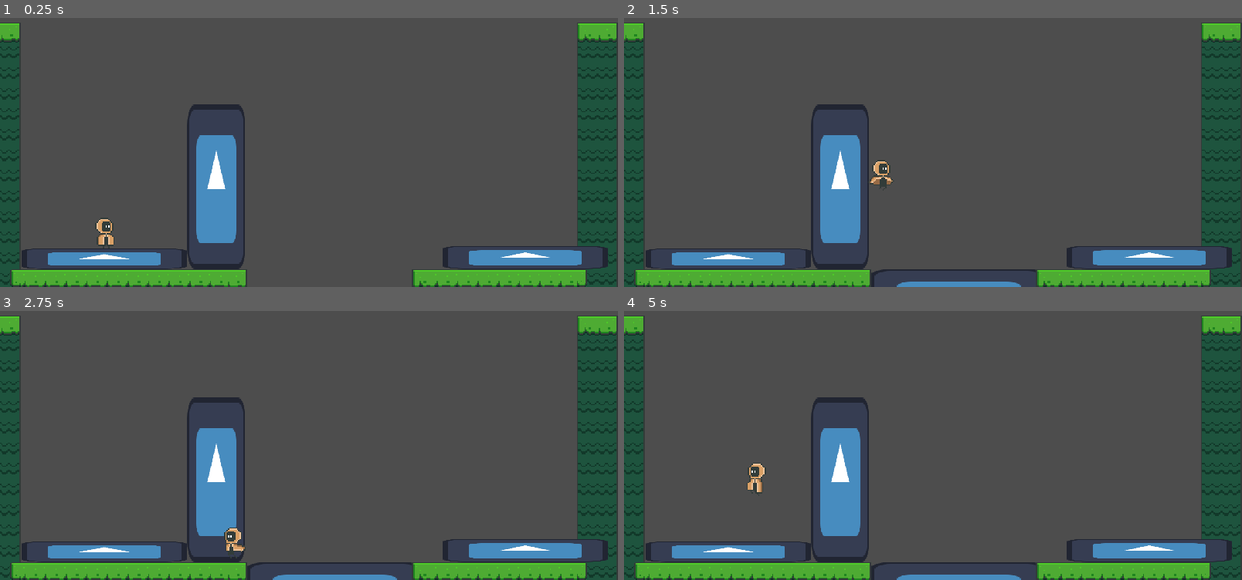
Above: before the commit, frames 1-4 (two rows, left to right).
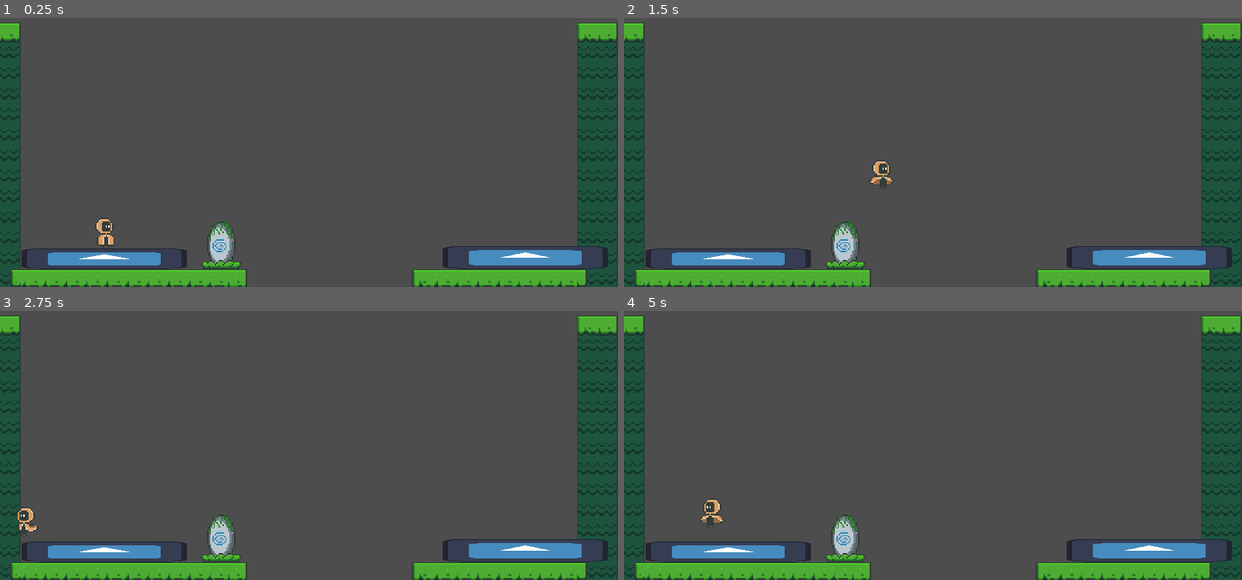
Above: after the commit, the same moments.

Repository: Andre700/Time_Flip
Game: Godot game, scene res://scenes/level.tscn
Same seed, same stepped clock (60 frames per second), same inputs: the game is played once before the commit and once after it. The engine's default icon, where the game draws it, is replaced by a stand-in: a white triangle on a blue panel in a dark square.
Inputs:
- Up to frame 1 (0.25 s): no input
- Up to frame 2 (1.5 s): tap Enter at 0.5 s; hold D (move_right) from 0.53 s (still down); tap F (action) at 0.6, 1.35 s; tap Space (jump) at 0.77 s
- Up to frame 3 (2.75 s): tap Space (jump) at 1.52 s; release D (move_right) at 2.03 s; hold A (move_left) from 2.03 s (still down); tap F (action) at 2.1 s
- Up to frame 4 (5 s): release A (move_left) at 2.78 s; hold D (move_right) 2.78-4.28 s; tap F (action) at 2.85, 3.6, 4.35 s; tap Space (jump) at 3.02, 3.77, 4.52 s; hold A (move_left) from 4.28 s (still down)

The runs differ from the first frame. In frame 1, 3.6% of the frame differs, in the area x 30-40%, y 32-94%; in frame 2, 4.2%; in frame 3, 4.5%; in frame 4, 4.7%, in the area x 12-67%, y 32-100%.

Commit message:
Added flip point sprite, key caps sprites, Updated flip point to change sprite and to display floating help text

Diff:
--- a/scenes/flip_point.tscn
+++ b/scenes/flip_point.tscn
@@ -1,21 +1,72 @@
-[gd_scene load_steps=4 format=3 uid="uid://b6w3xc0u2o77p"]
+[gd_scene load_steps=8 format=3 uid="uid://b6w3xc0u2o77p"]
 
 [ext_resource type="Script" path="res://scripts/flip_point.gd" id="1_k2alu"]
-[ext_resource type="Texture2D" uid="uid://bfcy68bi306i4" path="res://icon.svg" id="2_o6rrl"]
+[ext_resource type="Texture2D" uid="uid://c11n3sxubbn7j" path="res://assets/textures/other/Flip Point present-sheet.png" id="2_p24ho"]
+[ext_resource type="Texture2D" uid="uid://cxjvl170mjl50" path="res://assets/textures/other/key caps.png" id="3_ssh6f"]
 
 [sub_resource type="RectangleShape2D" id="RectangleShape2D_0r786"]
-size = Vector2(44, 128)
+size = Vector2(17, 36)
+
+[sub_resource type="Animation" id="Animation_gtdnu"]
+resource_name = "up_and_down"
+loop_mode = 1
+tracks/0/type = "value"
+tracks/0/imported = false
+tracks/0/enabled = true
+tracks/0/path = NodePath(".:position")
+tracks/0/interp = 1
+tracks/0/loop_wrap = true
+tracks/0/keys = {
+"times": PackedFloat32Array(0, 0.5),
+"transitions": PackedFloat32Array(1, 1),
+"update": 0,
+"values": [Vector2(0, -17), Vector2(0, -14)]
+}
+
+[sub_resource type="Animation" id="Animation_7k5jp"]
+length = 0.001
+tracks/0/type = "value"
+tracks/0/imported = false
+tracks/0/enabled = true
+tracks/0/path = NodePath(".:position")
+tracks/0/interp = 1
+tracks/0/loop_wrap = true
+tracks/0/keys = {
+"times": PackedFloat32Array(0),
+"transitions": PackedFloat32Array(1),
+"update": 0,
+"values": [Vector2(0, -18)]
+}
+
+[sub_resource type="AnimationLibrary" id="AnimationLibrary_8j4bv"]
+_data = {
+"RESET": SubResource("Animation_7k5jp"),
+"up_and_down": SubResource("Animation_gtdnu")
+}
 
 [node name="FlipPoint" type="Area2D" groups=["flip_point"]]
-position = Vector2(693, 219)
+position = Vector2(0, -32)
 collision_mask = 2
 script = ExtResource("1_k2alu")
 
 [node name="Sprite2D" type="Sprite2D" parent="."]
-position = Vector2(17, -1)
-scale = Vector2(0.351563, 1)
-texture = ExtResource("2_o6rrl")
+texture = ExtResource("2_p24ho")
 
 [node name="CollisionShape2D" type="CollisionShape2D" parent="."]
-position = Vector2(17, -1)
+position = Vector2(-0.5, 13)
 shape = SubResource("RectangleShape2D_0r786")
+
+[node name="HelpText" type="Sprite2D" parent="."]
+visible = false
+position = Vector2(0, -18)
+texture = ExtResource("3_ssh6f")
+region_enabled = true
+region_rect = Rect2(97.4576, 7.10715, 17.7021, 16.4859)
+
+[node name="AnimationPlayer" type="AnimationPlayer" parent="HelpText"]
+libraries = {
+"": SubResource("AnimationLibrary_8j4bv")
+}
+
+[connection signal="body_entered" from="." to="." method="_on_body_entered"]
+[connection signal="body_exited" from="." to="." method="_on_body_exited"]
--- a/scenes/level.tscn
+++ b/scenes/level.tscn
@@ -23,7 +23,7 @@
 start_hidden = true
 
 [node name="FlipPoint" parent="." instance=ExtResource("3_2bqkp")]
-position = Vector2(151, 193)
+position = Vector2(172, 224)
 
 [node name="TileMap" parent="." instance=ExtResource("5_fdpbp")]
 layer_0/tile_data = PackedInt32Array(1048576, 196608, 1, 1048577, 65536, 0, 1048578, 65536, 0, 1048579, 65536, 0, 10485 …(1574 unchanged characters)…
--- a/scripts/flip_point.gd
+++ b/scripts/flip_point.gd
@@ -3,7 +3,28 @@
 signal flip_world
 
 @onready var player = get_tree().get_first_node_in_group('player')
+@onready var sprite = $Sprite2D
+@onready var help_text = $HelpText
+@onready var animation_player = $HelpText/AnimationPlayer
+
+var present_sprite = preload("res://assets/textures/other/Flip Point present-sheet.png")
+var past_sprite = preload("res://assets/textures/other/Flip Point past-sheet.png")
 
 func _process(_delta):
 	if overlaps_body(player) and Input.is_action_just_pressed("action"):
 		flip_world.emit()
+
+func toggle_sprite():
+	if sprite.texture == present_sprite:
+		sprite.texture = past_sprite
+	else:
+		sprite.texture = present_sprite
+
+func _on_body_entered(body):
+	if body is Player:
+		help_text.visible = true
+		animation_player.play("up_and_down")
+
+func _on_body_exited(body):
+	help_text.visible = false
+	animation_player.pause()
--- a/scripts/level.gd
+++ b/scripts/level.gd
@@ -9,10 +9,10 @@
 @onready var world_b = $World_B
 
 var player
-var in_world_a = true
+var flip_points
 
 func _ready():
-	var flip_points = get_tree().get_nodes_in_group("flip_point")
+	flip_points = get_tree().get_nodes_in_group("flip_point")
 	for point in flip_points:
 		point.flip_world.connect(_on_flip_world)
 
@@ -32,6 +32,9 @@
 	for node in world_a_children:
 		node.toggle_show()
 
+	for point in flip_points:
+		point.toggle_sprite()
+
 func _on_exit_body_entered(body):
 	if body is Player:
 		player.active = false
Binary file added: assets/textures/other/Flip Point past-sheet.png
Not shown, added: assets/textures/other/Flip Point past-sheet.png.import
Binary file added: assets/textures/other/Flip Point present-sheet.png
Not shown, added: assets/textures/other/Flip Point present-sheet.png.import
Binary file added: assets/textures/other/key caps.png
Not shown, added: assets/textures/other/key caps.png.import
